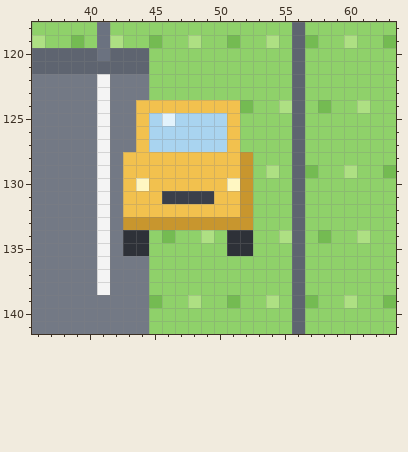
Pixel-art file, stored at src/media/photos/sprites/scenes/hospital_1.aseprite. The picture above was drawn from the file before the commit.
320x180 pixels, 1 frame. Colours within 5 levels of each other are drawn and written as one. Shown: x 36..63, y 118..141.
The result:
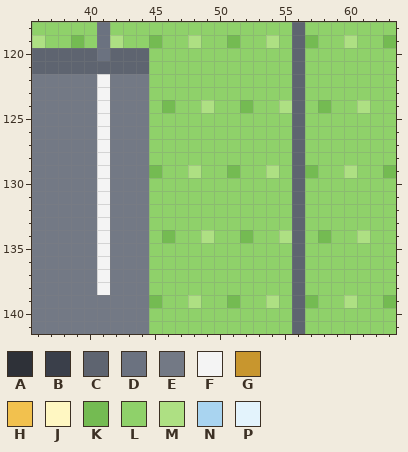
Palette (. is transparent): A #2e3138  B #3a3f4a  C #5e6470  D #6b7280  E #737985  F #f4f4f4  G #c8962e  H #f2c14e  J #fff7c2  K #74bb52  L #8fd16a  M #aee083  N #a9d4f0  P #e3f3fc
Commit: Neighbourhood Clinic: remove the yellow car hanging off the small car park
What changed:
The author changed colour A to colour E in rows 134 to 135 at x 43 to 44.
The author changed colour G to colour E in row 133 at x 43 to 44.
The author changed colour H to colour E in rows 124 to 127 at x 44; in rows 128 to 129 at x 43 to 44; in row 130 at x 43; in rows 131 to 132 at x 43 to 44.
The author changed colour J to colour E in row 130 at x 44.
The author changed colour A to colour K in row 134 at x 52.
The author changed colour H to colour K in row 124 at x 46; in row 129 at x 45 and 51.
The author changed colour A to colour L in row 134 at x 51; in row 135 at x 51 to 52.
The author changed colour B to colour L in row 131 at x 46 to 49.
The author changed colour G to colour L in rows 128 to 132 at x 52; in row 133 at x 45 to 52.
The author changed colour H to colour L in row 124 at x 45, 47 to 48 and 50 to 51; in rows 125 to 127 at x 51; in row 128 at x 45 to 51; in row 129 at x 46 to 47 and 49 to 50; in row 130 at x 45 to 50; in row 131 at x 45 and 50 to 51.
The author changed colour H to colour L in row 132 at x 45 to 51.
The author changed colour J to colour L in row 130 at x 51.
The author changed colour N to colour L in row 125 at x 45 and 47 to 50; in rows 126 to 127 at x 45 to 50.
The author changed colour P to colour L in row 125 at x 46.
The author changed colour H to colour M in row 124 at x 49; in row 129 at x 48.
Where, in picture pixels (left, top, right, bottom), the same in both pictures:
changed: (123, 100, 253, 256)
